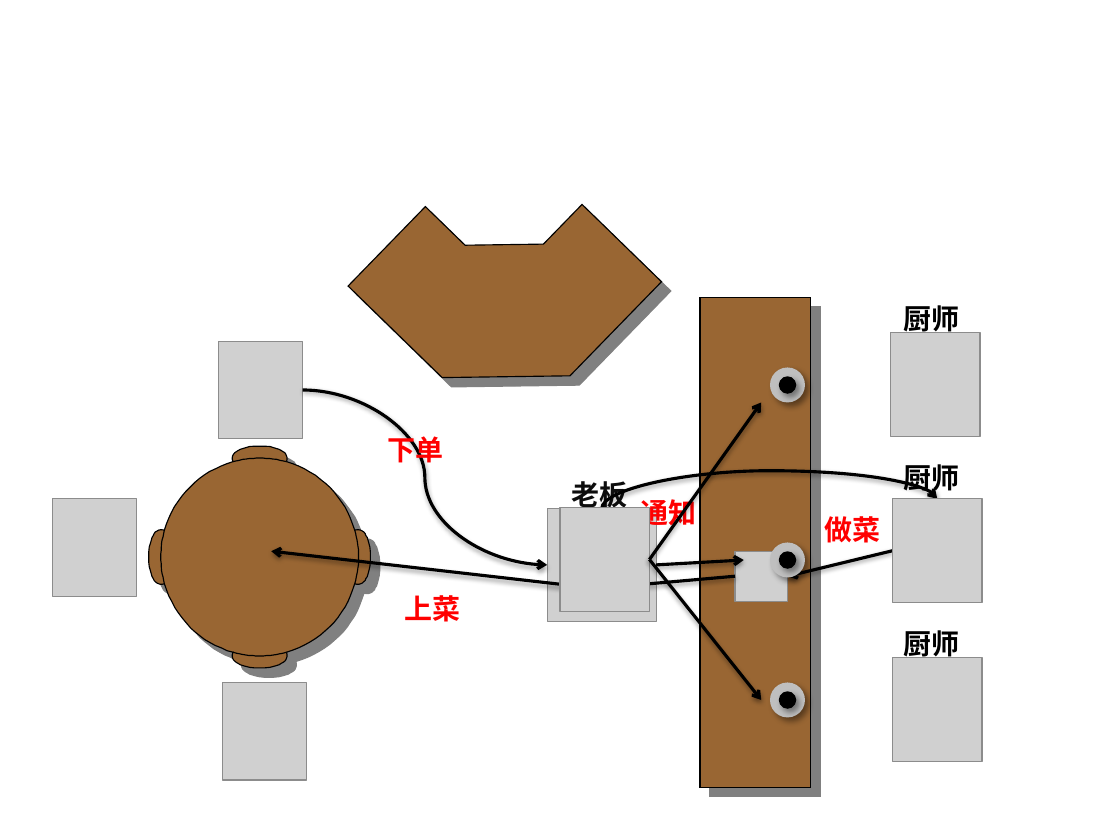
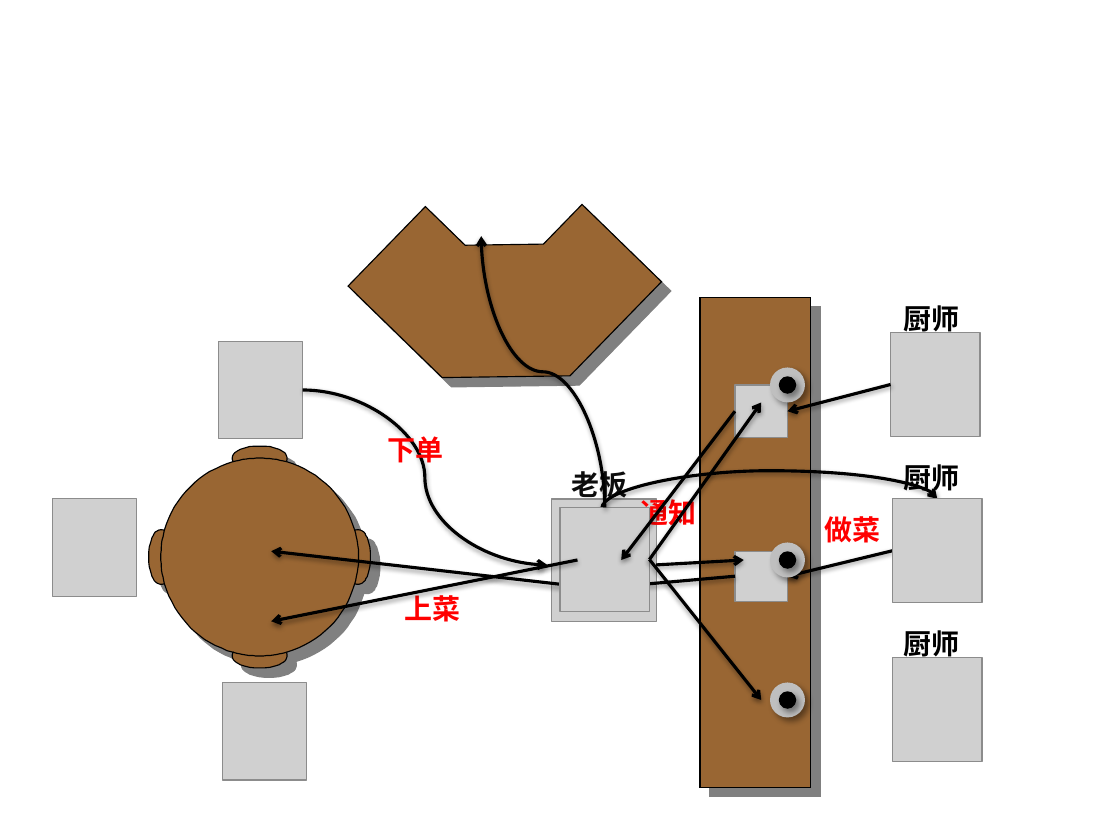
Before and after one commit to yilong7797/01-document, a slide deck: slide 10 of 05-netty/netty.pptx. Drawn at 1120x840 pixels with LibreOffice and Linux fonts; fonts in the diff are those of the drawing; grey boxes stand for pictures; background and template pictures are left out. Boxes give left, top, right and bottom in pixels: in the first picture for what was removed or moved away, otherwise in the second. Text is boxed around its words. In the diff, an @@ line names an element or a change of style, - is before the commit and + after.

```diff
--- a/05-netty/netty.pptx
+++ b/05-netty/netty.pptx
@@ curved arrow added from (605, 507) to (482, 236), #000000 2 pt @@
@@ picture added at (x1=735, y1=385, x2=787, y2=438) @@
@@ arrow added from (890, 384) to (787, 411), #000000 2 pt @@
@@ arrow added from (735, 411) to (622, 560), #000000 2 pt @@
@@ text "老板" rewrapped from (x1=571, y1=478, x2=627, y2=508) to (x1=571, y1=467, x2=627, y2=503) @@
@@ picture resized from (x1=548, y1=508, x2=656, y2=622) to (x1=551, y1=500, x2=656, y2=622) @@
@@ arrow added from (578, 560) to (271, 622), #000000 2 pt @@
```
Also in this commit, not shown: 2 other slides changed.
